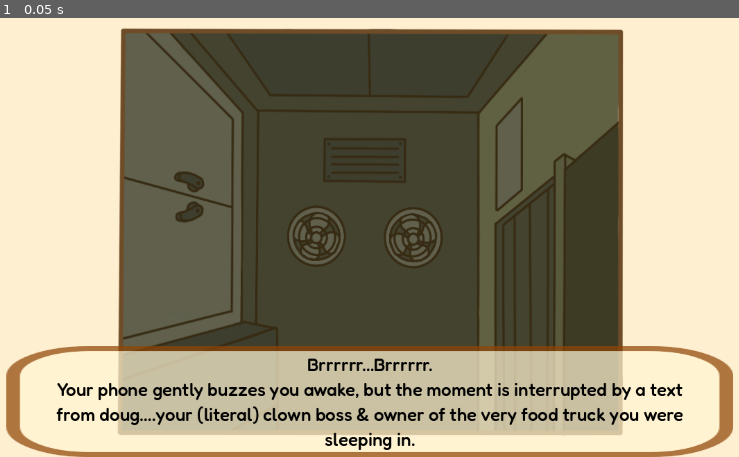
Above: before the commit, frame 1.
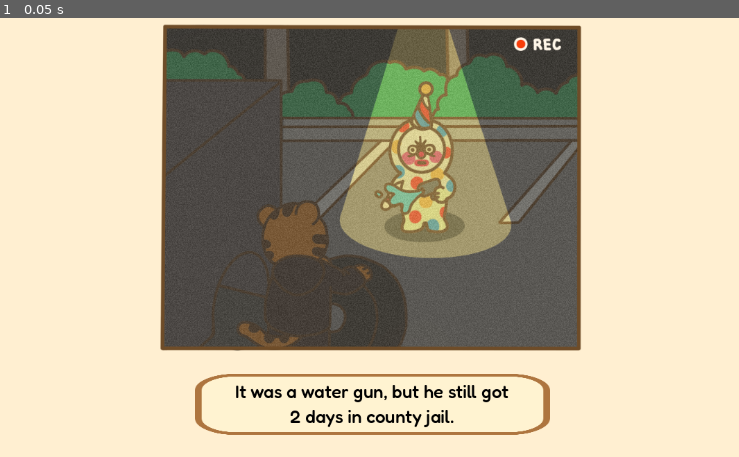
Above: after the commit, the same moment.

Repository: Gus700/FoodTruckBattles
Game: Godot game, scene res://scenes/LoreIntro.tscn
Two runs of this game, one before a commit and one after it. Both use one fixed random seed, a clock stepped at 60 frames per second and the inputs below. This scene is started directly instead of the project's main scene.
Inputs:
- Up to frame 1 (0.05 s): no input

The runs differ from the first frame. In frame 1, 52% of the frame differs, in the area x 0-100%, y 1-100%.

Commit message:
images and text added to the intro scene

Diff:
--- a/scenes/LoreIntro.tscn
+++ b/scenes/LoreIntro.tscn
@@ -1,9 +1,18 @@
-[gd_scene load_steps=5 format=3 uid="uid://xgnaoqvxarvc"]
+[gd_scene load_steps=14 format=3 uid="uid://xgnaoqvxarvc"]
 
 [ext_resource type="Texture2D" uid="uid://ce46mydlen3ui" path="res://assets/loreScenes/intro/intro_bg.png" id="1_nbd7m"]
 [ext_resource type="Texture2D" uid="uid://b5gcuffddrpxd" path="res://assets/UI/tut_bubble.png" id="1_otggd"]
 [ext_resource type="Texture2D" uid="uid://y41fy5hkhdt2" path="res://assets/loreScenes/intro/01.png" id="2_4oqcv"]
 [ext_resource type="FontFile" uid="uid://c1vtnd0t0k2t4" path="res://assets/fonts/Fredoka-Medium.ttf" id="4_xbvlo"]
+[ext_resource type="Texture2D" uid="uid://c2pr52xlrt48k" path="res://assets/loreScenes/intro/02.png" id="5_t5wxx"]
+[ext_resource type="Texture2D" uid="uid://dheeyukk48ven" path="res://assets/loreScenes/intro/03.png" id="6_yd2h8"]
+[ext_resource type="Texture2D" uid="uid://b1nsp5m7ism1e" path="res://assets/loreScenes/intro/04.png" id="7_7bnd8"]
+[ext_resource type="Texture2D" uid="uid://bxq8osv004bed" path="res://assets/loreScenes/intro/05.png" id="8_odela"]
+[ext_resource type="Texture2D" uid="uid://drutydeqeepqu" path="res://assets/loreScenes/intro/06.png" id="9_0pjru"]
+[ext_resource type="Texture2D" uid="uid://bc25lfvetncc3" path="res://assets/loreScenes/intro/07.png" id="10_7mha0"]
+[ext_resource type="Texture2D" uid="uid://gyefcexgonel" path="res://assets/loreScenes/intro/08.png" id="11_0anox"]
+[ext_resource type="Texture2D" uid="uid://bxruatu8qwhpc" path="res://assets/loreScenes/intro/09.png" id="12_tgyjp"]
+[ext_resource type="Texture2D" uid="uid://d035te6ggmjhl" path="res://assets/loreScenes/intro/10.png" id="13_sadiy"]
 
 [node name="LoreIntro" type="Control"]
 layout_mode = 3
@@ -24,6 +33,7 @@
 expand_mode = 1
 
 [node name="Scene" type="Control" parent="."]
+visible = false
 layout_mode = 1
 anchors_preset = 15
 anchor_right = 1.0
@@ -33,22 +43,24 @@
 
 [node name="ImgBG" type="TextureRect" parent="Scene"]
 layout_mode = 1
-anchors_preset = 15
-anchor_right = 1.0
-anchor_bottom = 1.0
+anchors_preset = -1
+anchor_right = 1.0
+anchor_bottom = 0.802469
 grow_horizontal = 2
 grow_vertical = 2
 texture = ExtResource("2_4oqcv")
 expand_mode = 1
+stretch_mode = 5
+metadata/_edit_use_anchors_ = true
 
 [node name="TextBox" type="TextureRect" parent="Scene"]
 self_modulate = Color(1, 1, 1, 0.717647)
 layout_mode = 1
 anchors_preset = -1
-anchor_left = 0.0416667
-anchor_top = 0.753086
-anchor_right = 0.951389
-anchor_bottom = 1.0
+anchor_left = 0.277778
+anchor_top = 0.814815
+anchor_right = 0.722222
+anchor_bottom = 0.950617
 grow_horizontal = 2
 grow_vertical = 2
 texture = ExtResource("1_otggd")
@@ -77,3 +89,526 @@
 horizontal_alignment = 1
 vertical_alignment = 1
 autowrap_mode = 2
+
+[node name="Scene2" type="Control" parent="."]
+visible = false
+layout_mode = 1
+anchors_preset = 15
+anchor_right = 1.0
+anchor_bottom = 1.0
+grow_horizontal = 2
+grow_vertical = 2
+
+[node name="ImgBG" type="TextureRect" parent="Scene2"]
+layout_mode = 1
+anchors_preset = -1
+anchor_right = 1.0
+anchor_bottom = 0.802469
+grow_horizontal = 2
+grow_vertical = 2
+texture = ExtResource("5_t5wxx")
+expand_mode = 1
+stretch_mode = 5
+metadata/_edit_use_anchors_ = true
+
+[node name="TextBox" type="TextureRect" parent="Scene2"]
+visible = false
+self_modulate = Color(1, 1, 1, 0.717647)
+layout_mode = 1
+anchors_preset = -1
+anchor_left = 0.277778
+anchor_top = 0.814815
+anchor_right = 0.722222
+anchor_bottom = 0.950617
+grow_horizontal = 2
+grow_vertical = 2
+texture = ExtResource("1_otggd")
+expand_mode = 1
+metadata/_edit_use_anchors_ = true
+
+[node name="MarginContainer" type="MarginContainer" parent="Scene2/TextBox"]
+layout_mode = 1
+anchors_preset = 15
+anchor_right = 1.0
+anchor_bottom = 1.0
+grow_horizontal = 2
+grow_vertical = 2
+theme_override_constants/margin_left = 50
+theme_override_constants/margin_top = 50
+theme_override_constants/margin_right = 50
+theme_override_constants/margin_bottom = 50
+
+[node name="Label" type="Label" parent="Scene2/TextBox/MarginContainer"]
+layout_mode = 2
+theme_override_colors/font_color = Color(0, 0, 0, 1)
+theme_override_fonts/font = ExtResource("4_xbvlo")
+theme_override_font_sizes/font_size = 26
+text = "Brrrrrr…Brrrrrr.
+Your phone gently buzzes you awake, but the moment is interrupted by a text from doug….your (literal) clown boss & owner of the very food truck you were sleeping in."
+horizontal_alignment = 1
+vertical_alignment = 1
+autowrap_mode = 2
+
+[node name="Scene3" type="Control" parent="."]
+visible = false
+layout_mode = 1
+anchors_preset = 15
+anchor_right = 1.0
+anchor_bottom = 1.0
+grow_horizontal = 2
+grow_vertical = 2
+
+[node name="ImgBG" type="TextureRect" parent="Scene3"]
+layout_mode = 1
+anchors_preset = -1
+anchor_right = 1.0
+anchor_bottom = 0.802469
+grow_horizontal = 2
+grow_vertical = 2
+texture = ExtResource("6_yd2h8")
+expand_mode = 1
+stretch_mode = 5
+metadata/_edit_use_anchors_ = true
+
+[node name="TextBox" type="TextureRect" parent="Scene3"]
+visible = false
+self_modulate = Color(1, 1, 1, 0.717647)
+layout_mode = 1
+anchors_preset = -1
+anchor_left = 0.277778
+anchor_top = 0.814815
+anchor_right = 0.722222
+anchor_bottom = 0.950617
+grow_horizontal = 2
+grow_vertical = 2
+texture = ExtResource("1_otggd")
+expand_mode = 1
+metadata/_edit_use_anchors_ = true
+
+[node name="MarginContainer" type="MarginContainer" parent="Scene3/TextBox"]
+layout_mode = 1
+anchors_preset = 15
+anchor_right = 1.0
+anchor_bottom = 1.0
+grow_horizontal = 2
+grow_vertical = 2
+theme_override_constants/margin_left = 50
+theme_override_constants/margin_top = 50
+theme_override_constants/margin_right = 50
+theme_override_constants/margin_bottom = 50
+
+[node name="Label" type="Label" parent="Scene3/TextBox/MarginContainer"]
+layout_mode = 2
+theme_override_colors/font_color = Color(0, 0, 0, 1)
+theme_override_fonts/font = ExtResource("4_xbvlo")
+theme_override_font_sizes/font_size = 26
+text = "Brrrrrr…Brrrrrr.
+Your phone gently buzzes you awake, but the moment is interrupted by a text from doug….your (literal) clown boss & owner of the very food truck you were sleeping in."
+horizontal_alignment = 1
+vertical_alignment = 1
+autowrap_mode = 2
+
+[node name="Scene4" type="Control" parent="."]
+visible = false
+layout_mode = 1
+anchors_preset = 15
+anchor_right = 1.0
+anchor_bottom = 1.0
+grow_horizontal = 2
+grow_vertical = 2
+
+[node name="ImgBG" type="TextureRect" parent="Scene4"]
+layout_mode = 1
+anchors_preset = -1
+anchor_right = 1.0
+anchor_bottom = 0.802469
+grow_horizontal = 2
+grow_vertical = 2
+texture = ExtResource("7_7bnd8")
+expand_mode = 1
+stretch_mode = 5
+metadata/_edit_use_anchors_ = true
+
+[node name="TextBox" type="TextureRect" parent="Scene4"]
+visible = false
+self_modulate = Color(1, 1, 1, 0.717647)
+layout_mode = 1
+anchors_preset = -1
+anchor_left = 0.277778
+anchor_top = 0.814815
+anchor_right = 0.722222
+anchor_bottom = 0.950617
+grow_horizontal = 2
+grow_vertical = 2
+texture = ExtResource("1_otggd")
+expand_mode = 1
+metadata/_edit_use_anchors_ = true
+
+[node name="MarginContainer" type="MarginContainer" parent="Scene4/TextBox"]
+layout_mode = 1
+anchors_preset = 15
+anchor_right = 1.0
+anchor_bottom = 1.0
+grow_horizontal = 2
+grow_vertical = 2
+theme_override_constants/margin_left = 50
+theme_override_constants/margin_top = 50
+theme_override_constants/margin_right = 50
+theme_override_constants/margin_bottom = 50
+
+[node name="Label" type="Label" parent="Scene4/TextBox/MarginContainer"]
+layout_mode = 2
+theme_override_colors/font_color = Color(0, 0, 0, 1)
+theme_override_fonts/font = ExtResource("4_xbvlo")
+theme_override_font_sizes/font_size = 26
+text = "Brrrrrr…Brrrrrr.
+Your phone gently buzzes you awake, but the moment is interrupted by a text from doug….your (literal) clown boss & owner of the very food truck you were sleeping in."
+horizontal_alignment = 1
+vertical_alignment = 1
+autowrap_mode = 2
+
+[node name="Scene5" type="Control" parent="."]
+visible = false
+layout_mode = 1
+anchors_preset = 15
+anchor_right = 1.0
+anchor_bottom = 1.0
+grow_horizontal = 2
+grow_vertical = 2
+
+[node name="ImgBG" type="TextureRect" parent="Scene5"]
+layout_mode = 1
+anchors_preset = -1
+anchor_right = 1.0
+anchor_bottom = 0.802469
+grow_horizontal = 2
+grow_vertical = 2
+texture = ExtResource("8_odela")
+expand_mode = 1
+stretch_mode = 5
+metadata/_edit_use_anchors_ = true
+
+[node name="TextBox" type="TextureRect" parent="Scene5"]
+visible = false
+self_modulate = Color(1, 1, 1, 0.717647)
+layout_mode = 1
+anchors_preset = -1
+anchor_left = 0.277778
+anchor_top = 0.814815
+anchor_right = 0.722222
+anchor_bottom = 0.950617
+grow_horizontal = 2
+grow_vertical = 2
+texture = ExtResource("1_otggd")
+expand_mode = 1
+metadata/_edit_use_anchors_ = true
+
+[node name="MarginContainer" type="MarginContainer" parent="Scene5/TextBox"]
+layout_mode = 1
+anchors_preset = 15
+anchor_right = 1.0
+anchor_bottom = 1.0
+grow_horizontal = 2
+grow_vertical = 2
+theme_override_constants/margin_left = 50
+theme_override_constants/margin_top = 50
+theme_override_constants/margin_right = 50
+theme_override_constants/margin_bottom = 50
+
+[node name="Label" type="Label" parent="Scene5/TextBox/MarginContainer"]
+layout_mode = 2
+theme_override_colors/font_color = Color(0, 0, 0, 1)
+theme_override_fonts/font = ExtResource("4_xbvlo")
+theme_override_font_sizes/font_size = 26
+text = "Brrrrrr…Brrrrrr.
+Your phone gently buzzes you awake, but the moment is interrupted by a text from doug….your (literal) clown boss & owner of the very food truck you were sleeping in."
+horizontal_alignment = 1
+vertical_alignment = 1
+autowrap_mode = 2
+
+[node name="Scene6" type="Control" parent="."]
+visible = false
+layout_mode = 1
+anchors_preset = 15
+anchor_right = 1.0
+anchor_bottom = 1.0
+grow_horizontal = 2
+grow_vertical = 2
+
+[node name="ImgBG" type="TextureRect" parent="Scene6"]
+layout_mode = 1
+anchors_preset = -1
+anchor_right = 1.0
+anchor_bottom = 0.802469
+grow_horizontal = 2
+grow_vertical = 2
+texture = ExtResource("9_0pjru")
+expand_mode = 1
+stretch_mode = 5
+metadata/_edit_use_anchors_ = true
+
+[node name="TextBox" type="TextureRect" parent="Scene6"]
+visible = false
+self_modulate = Color(1, 1, 1, 0.717647)
+layout_mode = 1
+anchors_preset = -1
+anchor_left = 0.277778
+anchor_top = 0.814815
+anchor_right = 0.722222
+anchor_bottom = 0.950617
+grow_horizontal = 2
+grow_vertical = 2
+texture = ExtResource("1_otggd")
+expand_mode = 1
+metadata/_edit_use_anchors_ = true
+
+[node name="MarginContainer" type="MarginContainer" parent="Scene6/TextBox"]
+layout_mode = 1
+anchors_preset = 15
+anchor_right = 1.0
+anchor_bottom = 1.0
+grow_horizontal = 2
+grow_vertical = 2
+theme_override_constants/margin_left = 50
+theme_override_constants/margin_top = 50
+theme_override_constants/margin_right = 50
+theme_override_constants/margin_bottom = 50
+
+[node name="Label" type="Label" parent="Scene6/TextBox/MarginContainer"]
+layout_mode = 2
+theme_override_colors/font_color = Color(0, 0, 0, 1)
+theme_override_fonts/font = ExtResource("4_xbvlo")
+theme_override_font_sizes/font_size = 26
+text = "Brrrrrr…Brrrrrr.
+Your phone gently buzzes you awake, but the moment is interrupted by a text from doug….your (literal) clown boss & owner of the very food truck you were sleeping in."
+horizontal_alignment = 1
+vertical_alignment = 1
+autowrap_mode = 2
+
+[node name="Scene7" type="Control" parent="."]
+visible = false
+layout_mode = 1
+anchors_preset = 15
+anchor_right = 1.0
+anchor_bottom = 1.0
+grow_horizontal = 2
+grow_vertical = 2
+
+[node name="ImgBG" type="TextureRect" parent="Scene7"]
+layout_mode = 1
+anchors_preset = -1
+anchor_right = 1.0
+anchor_bottom = 0.802469
+grow_horizontal = 2
+grow_vertical = 2
+texture = ExtResource("10_7mha0")
+expand_mode = 1
+stretch_mode = 5
+metadata/_edit_use_anchors_ = true
+
+[node name="TextBox" type="TextureRect" parent="Scene7"]
+self_modulate = Color(1, 1, 1, 0.717647)
+layout_mode = 1
+anchors_preset = -1
+anchor_left = 0.277778
+anchor_top = 0.814815
+anchor_right = 0.722222
+anchor_bottom = 0.950617
+grow_horizontal = 2
+grow_vertical = 2
+texture = ExtResource("1_otggd")
+expand_mode = 1
+metadata/_edit_use_anchors_ = true
+
+[node name="MarginContainer" type="MarginContainer" parent="Scene7/TextBox"]
+layout_mode = 1
+anchors_preset = 15
+anchor_right = 1.0
+anchor_bottom = 1.0
+grow_horizontal = 2
+grow_vertical = 2
+theme_override_constants/margin_left = 50
+theme_override_constants/margin_top = 50
+theme_override_constants/margin_right = 50
+theme_override_constants/margin_bottom = 50
+
+[node name="Label" type="Label" parent="Scene7/TextBox/MarginContainer"]
+layout_mode = 2
+theme_override_colors/font_color = Color(0, 0, 0, 1)
+theme_override_fonts/font = ExtResource("4_xbvlo")
+theme_override_font_sizes/font_size = 26
+text = "Doug was pretty intimidating for a 2ft clown. regardless, he was kind enough to offer you a job on the spot after that… incident."
+horizontal_alignment = 1
+vertical_alignment = 1
+autowrap_mode = 2
+
+[node name="Scene8" type="Control" parent="."]
+layout_mode = 1
+anchors_preset = 15
+anchor_right = 1.0
+anchor_bottom = 1.0
+grow_horizontal = 2
+grow_vertical = 2
+
+[node name="ImgBG" type="TextureRect" parent="Scene8"]
+layout_mode = 1
+anchors_preset = -1
+anchor_right = 1.0
+anchor_bottom = 0.802469
+grow_horizontal = 2
+grow_vertical = 2
+texture = ExtResource("11_0anox")
+expand_mode = 1
+stretch_mode = 5
+metadata/_edit_use_anchors_ = true
+
+[node name="TextBox" type="TextureRect" parent="Scene8"]
+self_modulate = Color(1, 1, 1, 0.717647)
+layout_mode = 1
+anchors_preset = -1
+anchor_left = 0.277778
+anchor_top = 0.814815
+anchor_right = 0.722222
+anchor_bottom = 0.950617
+grow_horizontal = 2
+grow_vertical = 2
+texture = ExtResource("1_otggd")
+expand_mode = 1
+metadata/_edit_use_anchors_ = true
+
+[node name="MarginContainer" type="MarginContainer" parent="Scene8/TextBox"]
+layout_mode = 1
+anchors_preset = 15
+anchor_right = 1.0
+anchor_bottom = 1.0
+grow_horizontal = 2
+grow_vertical = 2
+theme_override_constants/margin_left = 50
+theme_override_constants/margin_top = 50
+theme_override_constants/margin_right = 50
+theme_override_constants/margin_bottom = 50
+
+[node name="Label" type="Label" parent="Scene8/TextBox/MarginContainer"]
+layout_mode = 2
+theme_override_colors/font_color = Color(0, 0, 0, 1)
+theme_override_fonts/font = ExtResource("4_xbvlo")
+theme_override_font_sizes/font_size = 26
+text = "It was a water gun, but he still got 2 days in county jail."
+horizontal_alignment = 1
+vertical_alignment = 1
+autowrap_mode = 2
+
+[node name="Scene9" type="Control" parent="."]
+visible = false
+layout_mode = 1
+anchors_preset = 15
+anchor_right = 1.0
+anchor_bottom = 1.0
+grow_horizontal = 2
+grow_vertical = 2
+
+[node name="ImgBG" type="TextureRect" parent="Scene9"]
+layout_mode = 1
+anchors_preset = -1
+anchor_right = 1.0
+anchor_bottom = 0.802469
+grow_horizontal = 2
+grow_vertical = 2
+texture = ExtResource("12_tgyjp")
+expand_mode = 1
+stretch_mode = 5
+metadata/_edit_use_anchors_ = true
+
+[node name="TextBox" type="TextureRect" parent="Scene9"]
+self_modulate = Color(1, 1, 1, 0.717647)
+layout_mode = 1
+anchors_preset = -1
+anchor_left = 0.277778
+anchor_top = 0.814815
+anchor_right = 0.722222
+anchor_bottom = 0.950617
+grow_horizontal = 2
+grow_vertical = 2
+texture = ExtResource("1_otggd")
+expand_mode = 1
+metadata/_edit_use_anchors_ = true
+
+[node name="MarginContainer" type="MarginContainer" parent="Scene9/TextBox"]
+layout_mode = 1
+anchors_preset = 15
+anchor_right = 1.0
+anchor_bottom = 1.0
+grow_horizontal = 2
+grow_vertical = 2
+theme_override_constants/margin_left = 50
+theme_override_constants/margin_top = 50
+theme_override_constants/margin_right = 50
+theme_override_constants/margin_bottom = 50
+
+[node name="Label" type="Label" parent="Scene9/TextBox/MarginContainer"]
+layout_mode = 2
+theme_override_colors/font_color = Color(0, 0, 0, 1)
+theme_override_fonts/font = ExtResource("4_xbvlo")
+theme_override_font_sizes/font_size = 26
+text = "You start the truck on a near empty tank.
+It doesn’t matter, because after today, you could buy so many tanks of gas (and doug’s respect), if you won."
+horizontal_alignment = 1
+vertical_alignment = 1
+autowrap_mode = 2
+
+[node name="Scene10" type="Control" parent="."]
+visible = false
+layout_mode = 1
+anchors_preset = 15
+anchor_right = 1.0
+anchor_bottom = 1.0
+grow_horizontal = 2
+grow_vertical = 2
+
+[node name="ImgBG" type="TextureRect" parent="Scene10"]
+layout_mode = 1
+anchors_preset = -1
+anchor_right = 1.0
+anchor_bottom = 0.802469
+grow_horizontal = 2
+grow_vertical = 2
+texture = ExtResource("13_sadiy")
+expand_mode = 1
+stretch_mode = 5
+metadata/_edit_use_anchors_ = true
+
+[node name="TextBox" type="TextureRect" parent="Scene10"]
+self_modulate = Color(1, 1, 1, 0.717647)
+layout_mode = 1
+anchors_preset = -1
+anchor_left = 0.277778
+anchor_top = 0.814815
+anchor_right = 0.722222
+anchor_bottom = 0.950617
+grow_horizontal = 2
+grow_vertical = 2
+texture = ExtResource("1_otggd")
+expand_mode = 1
+metadata/_edit_use_anchors_ = true
+
+[node name="MarginContainer" type="MarginContainer" parent="Scene10/TextBox"]
+layout_mode = 1
+anchors_preset = 15
+anchor_right = 1.0
+anchor_bottom = 1.0
+grow_horizontal = 2
+grow_vertical = 2
+theme_override_constants/margin_left = 50
+theme_override_constants/margin_top = 50
+theme_override_constants/margin_right = 50
+theme_override_constants/margin_bottom = 50
+
+[node name="Label" type="Label" parent="Scene10/TextBox/MarginContainer"]
+layout_mode = 2
+theme_override_colors/font_color = Color(0, 0, 0, 1)
+theme_override_fonts/font = ExtResource("4_xbvlo")
+theme_override_font_sizes/font_size = 26
+text = "Doug is waiting outside, in his power stance. before you know it, he climbs in and drags you to the back."
+horizontal_alignment = 1
+vertical_alignment = 1
+autowrap_mode = 2
